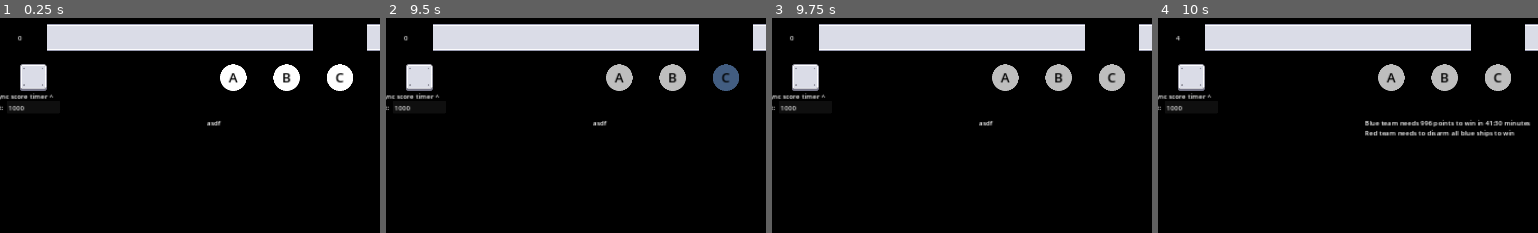
Above: before the commit, frames 1-4 (left to right).
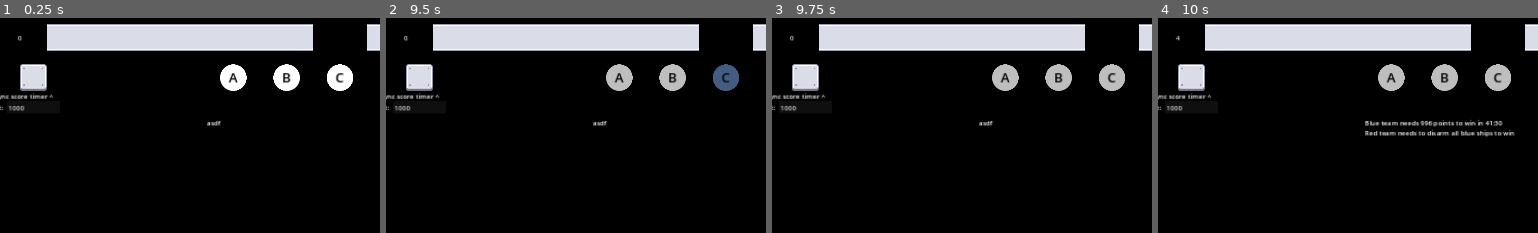
Above: after the commit, the same moments.

Repository: matthew-cavener/neb-control-score-calculator
Game: Godot game, scene res://scenes/main.tscn
Same seed, same stepped clock (60 frames per second), same inputs: the game is played once before the commit and once after it.
Inputs:
- Up to frame 1 (0.25 s): no input
- Up to frame 2 (9.5 s): click "A" at 0.5 s; click "B" at 1.25 s; click "C" at 2 s; click "D" at 2.75 s; click "E" at 3.5 s; click "A" at 4.25 s; click "B" at 5 s; click "C" at 5.75 s; click "D" at 6.5 s; click "E" at 7.25 s; click "A" at 8 s; click "B" at 8.75 s
- Up to frame 3 (9.75 s): click "C" at 9.5 s
- Up to frame 4 (10 s): no input
The pictures show only the part of the screen within x 5-55%, y 0-50%; the shares and areas given below are measured in that part.

Frames 1-3 are identical in both runs. In frame 4, 0.1% of the frame differs, in the area x 91-98%, y 47-51%.

Commit message:
clarify message

Diff:
--- a/godot/scenes/main.gd
+++ b/godot/scenes/main.gd
@@ -42,10 +42,10 @@
     var points_to_blue_victory = score_limit - blue_score
     var time_to_red_victory = (points_to_red_victory * SCORE_TIMER_INTERVAL) / (red_caps.size() * SCORE_PER_CAP_POINT)
     var time_to_blue_victory = (points_to_blue_victory * SCORE_TIMER_INTERVAL) / (blue_caps.size() * SCORE_PER_CAP_POINT)
-    var red_team_victory_conditions = "Red team needs " + str(points_to_red_victory) + " points to win in " + convert_seconds_to_minutes_seconds(int(time_to_red_victory)) + " minutes"
+    var red_team_victory_conditions = "Red team needs " + str(points_to_red_victory) + " points to win in " + convert_seconds_to_minutes_seconds(int(time_to_red_victory))
     if red_caps.size() == 0:
         red_team_victory_conditions = "Red team needs to disarm all blue ships to win"
-    var blue_team_victory_conditions = "Blue team needs " + str(points_to_blue_victory) + " points to win in " + convert_seconds_to_minutes_seconds(int(time_to_blue_victory)) + " minutes"
+    var blue_team_victory_conditions = "Blue team needs " + str(points_to_blue_victory) + " points to win in " + convert_seconds_to_minutes_seconds(int(time_to_blue_victory))
     if blue_caps.size() == 0:
         blue_team_victory_conditions = "Blue team needs to disarm all red ships to win"
     $VictoryConditionsLabel.text = blue_team_victory_conditions + "\n" + red_team_victory_conditions
